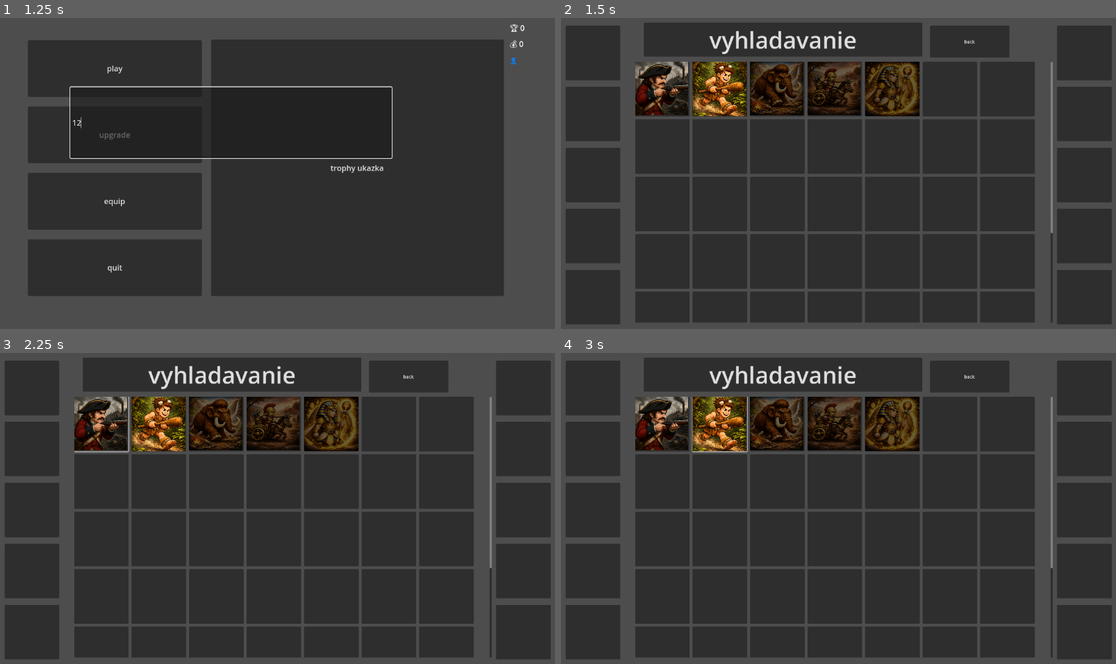
Above: before the commit, frames 1-4 (two rows, left to right).
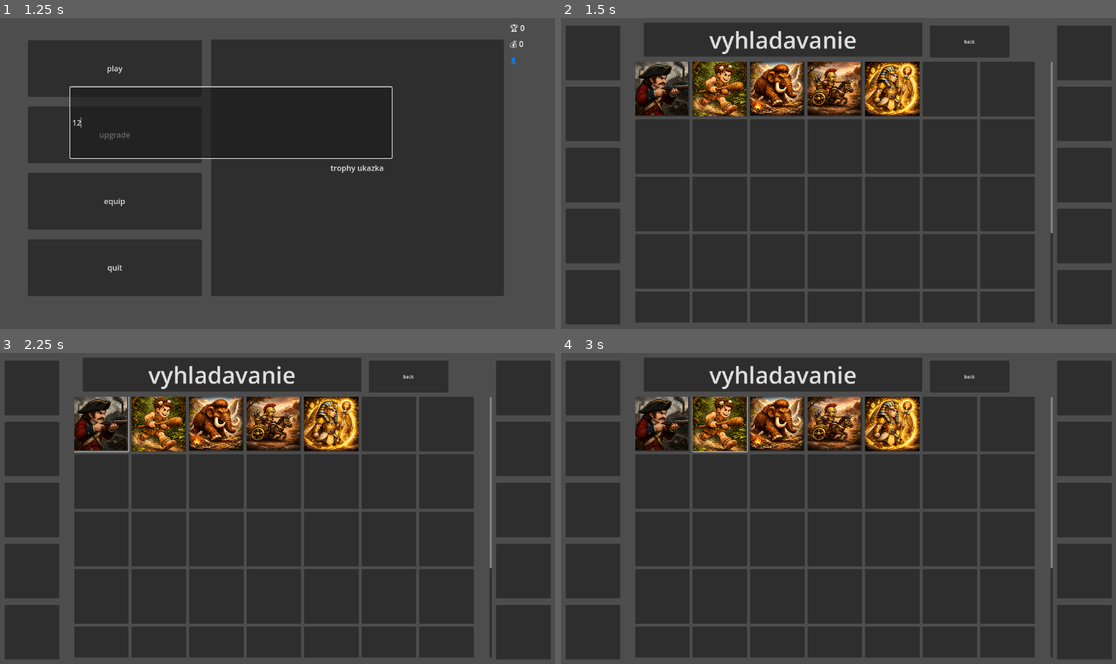
Above: after the commit, the same moments.

Repository: Railovec/War-Fight
Game: Godot game, scene res://menu/startovascena.tscn
The game is run twice, just before and just after one commit, with the same random seed, the same clock (stepped at 60 frames per second) and the same inputs.
Inputs (mouse positions are in pixels of both pictures, inside the frame that each line leads up to):
- Up to frame 1 (1.25 s): click (233, 123) at 0.52 s; type "12" at 0.6 s
- Up to frame 2 (1.5 s): click "equip" at 1.25 s
- Up to frame 3 (2.25 s): click (99, 424) at 2.02 s
- Up to frame 4 (3 s): click (721, 424) at 2.77 s

Frame 1 is identical in both runs. In frame 2, 4.5% of the frame differs, in the area x 34-65%, y 14-32%; in frame 3, 4.5%; in frame 4, 4.5%.

Commit message:
iba vyhadzovanie decku
a treba dat tlacidlopredeck script

Diff:
--- a/klient - smotný projekt - vytiahni von a importuj/pravyeqiup.gd
+++ b/klient - smotný projekt - vytiahni von a importuj/pravyeqiup.gd
@@ -1,37 +1,40 @@
 extends Node2D
 
 
+var tuknutetlacitko
+var citlacitko
 
-var tuknutetlacitko
+func _on_button_2_pressed(event) -> void:
+	tuknutetlacitko=$Button2
+	citlacitko=1
 
 
-func _on_button_2_pressed() -> void:
-	tuknutetlacitko=$Button2
 
 
 func _on_button_pressed() -> void:
 	tuknutetlacitko=$Button
+	citlacitko=1
 
 
 func _on_button_3_pressed() -> void:
-	tuknutetlacitko=$Button3
+	citlacitko=1
 
 
 func _on_button_4_pressed() -> void:
 	tuknutetlacitko=$Button4
-
+	citlacitko=1
 
 func _on_button_5_pressed() -> void:
 	tuknutetlacitko=$Button5
-
+	citlacitko=1
 
 func _on_button_6_pressed() -> void:
 	tuknutetlacitko=$Button6
-
+	citlacitko=1
 
 func _on_button_7_pressed() -> void:
 	tuknutetlacitko=$Button7
-
+	citlacitko=1
 
 func _on_button_8_pressed() -> void:
 	tuknutetlacitko=$Button8
@@ -46,7 +49,9 @@
 
 func _gui_input(event):
 	if event is InputEventMouseButton :
-		if event.button_index == MOUSE_BUTTON_LEFT and event.double_click:
+		print("kokot")
+		if event.button_index == MOUSE_BUTTON_LEFT and event.double_click and citlacitko== 1 :
+			print("kokot")
 			for child in tuknutetlacitko.get_children():
 				if child is TextureRect:
 					child.texture = null
--- a/klient - smotný projekt - vytiahni von a importuj/pravyeqiup.tscn
+++ b/klient - smotný projekt - vytiahni von a importuj/pravyeqiup.tscn
@@ -1,6 +1,16 @@
-[gd_scene load_steps=2 format=3 uid="uid://bnaquye15h8o4"]
+[gd_scene load_steps=12 format=3 uid="uid://bnaquye15h8o4"]
 
 [ext_resource type="Script" uid="uid://dyusygoc273d1" path="res://pravyeqiup.gd" id="1_eyvko"]
+[ext_resource type="Script" uid="uid://dqyo3xikje3nk" path="res://tlacitkavdecku/tlacitkovdecku1.gd" id="2_7e6ba"]
+[ext_resource type="Script" uid="uid://dkb8d4ghkbrxn" path="res://tlacitkavdecku/tlacitkovdecku2.gd" id="3_ugief"]
+[ext_resource type="Script" uid="uid://frm7p8jojfwi" path="res://tlacitkavdecku/tlacitkovdecku3.gd" id="4_emqci"]
+[ext_resource type="Script" uid="uid://s81mb68ru65" path="res://tlacitkavdecku/tlacitkovdecku4.gd" id="5_8ir5b"]
+[ext_resource type="Script" uid="uid://fo8owmjdrm56" path="res://tlacitkavdecku/tlacitkovdecku5.gd" id="6_2lul8"]
+[ext_resource type="Script" uid="uid://sgpqmhggwn5a" path="res://tlacitkavdecku/tlacitkovdecku6.gd" id="7_men1f"]
+[ext_resource type="Script" uid="uid://dpn7mr71o24j1" path="res://tlacitkavdecku/tlacitkovdecku7.gd" id="8_ji8ig"]
+[ext_resource type="Script" uid="uid://yuq24dla6iuh" path="res://tlacitkavdecku/tlacitkovdecku8.gd" id="9_idfqm"]
+[ext_resource type="Script" uid="uid://ddnkirhiuobvi" path="res://tlacitkavdecku/tlacitkovdecku9.gd" id="10_crgjy"]
+[ext_resource type="Script" uid="uid://dfm1iqqgglvg3" path="res://tlacitkavdecku/tlacitkovdecku10.gd" id="11_8yimo"]
 
 [node name="Node2D" type="Node2D"]
 script = ExtResource("1_eyvko")
@@ -9,6 +19,7 @@
 offset_top = 22.5
 offset_right = 189.0
 offset_bottom = 211.5
+script = ExtResource("2_7e6ba")
 
 [node name="TextureRect" type="TextureRect" parent="Button"]
 layout_mode = 1
@@ -18,6 +29,7 @@
 offset_top = 234.0
 offset_right = 189.0
 offset_bottom = 423.0
+script = ExtResource("3_ugief")
 
 [node name="TextureRect" type="TextureRect" parent="Button2"]
 layout_mode = 1
@@ -27,6 +39,7 @@
 offset_top = 445.5
 offset_right = 189.0
 offset_bottom = 634.5
+script = ExtResource("4_emqci")
 
 [node name="TextureRect" type="TextureRect" parent="Button3"]
 layout_mode = 1
@@ -36,6 +49,7 @@
 offset_top = 657.0
 offset_right = 189.0
 offset_bottom = 846.0
+script = ExtResource("5_8ir5b")
 
 [node name="TextureRect" type="TextureRect" parent="Button4"]
 layout_mode = 1
@@ -45,6 +59,7 @@
 offset_top = 868.5
 offset_right = 189.0
 offset_bottom = 1057.5
+script = ExtResource("6_2lul8")
 
 [node name="TextureRect" type="TextureRect" parent="Button5"]
 layout_mode = 1
@@ -55,6 +70,7 @@
 offset_top = 22.5
 offset_right = 1889.0
 offset_bottom = 211.5
+script = ExtResource("7_men1f")
 
 [node name="TextureRect" type="TextureRect" parent="Button6"]
 layout_mode = 1
@@ -70,6 +86,7 @@
 offset_top = 234.0
 offset_right = 1889.0
 offset_bottom = 423.0
+script = ExtResource("8_ji8ig")
 
 [node name="TextureRect" type="TextureRect" parent="Button7"]
 layout_mode = 1
@@ -84,6 +101,7 @@
 offset_top = 445.5
 offset_right = 1889.0
 offset_bottom = 634.5
+script = ExtResource("9_idfqm")
 
 [node name="TextureRect" type="TextureRect" parent="Button8"]
 layout_mode = 1
@@ -98,6 +116,7 @@
 offset_top = 657.0
 offset_right = 1889.0
 offset_bottom = 846.0
+script = ExtResource("10_crgjy")
 
 [node name="TextureRect" type="TextureRect" parent="Button9"]
 layout_mode = 1
@@ -112,6 +131,7 @@
 offset_top = 868.5
 offset_right = 1889.0
 offset_bottom = 1057.5
+script = ExtResource("11_8yimo")
 
 [node name="TextureRect" type="TextureRect" parent="Button10"]
 layout_mode = 1
@@ -121,13 +141,13 @@
 grow_horizontal = 2
 grow_vertical = 2
 
-[connection signal="pressed" from="Button" to="." method="_on_button_pressed"]
-[connection signal="pressed" from="Button2" to="." method="_on_button_2_pressed"]
-[connection signal="pressed" from="Button3" to="." method="_on_button_3_pressed"]
-[connection signal="pressed" from="Button4" to="." method="_on_button_4_pressed"]
-[connection signal="pressed" from="Button5" to="." method="_on_button_5_pressed"]
-[connection signal="pressed" from="Button6" to="." method="_on_button_6_pressed"]
-[connection signal="pressed" from="Button7" to="." method="_on_button_7_pressed"]
-[connection signal="pressed" from="Button8" to="." method="_on_button_8_pressed"]
-[connection signal="pressed" from="Button9" to="." method="_on_button_9_pressed"]
-[connection signal="pressed" from="Button10" to="." method="_on_button_10_pressed"]
+[connection signal="pressed" from="Button" to="Button" method="_on_pressed"]
+[connection signal="pressed" from="Button2" to="Button2" method="_on_pressed"]
+[connection signal="pressed" from="Button3" to="Button3" method="_on_pressed"]
+[connection signal="pressed" from="Button4" to="Button4" method="_on_pressed"]
+[connection signal="pressed" from="Button5" to="Button5" method="_on_pressed"]
+[connection signal="pressed" from="Button6" to="Button6" method="_on_pressed"]
+[connection signal="pressed" from="Button7" to="Button7" method="_on_pressed"]
+[connection signal="pressed" from="Button8" to="Button8" method="_on_pressed"]
+[connection signal="pressed" from="Button9" to="Button9" method="_on_pressed"]
+[connection signal="pressed" from="Button10" to="Button10" method="_on_pressed"]
--- a/klient - smotný projekt - vytiahni von a importuj/scroll.tscn
+++ b/klient - smotný projekt - vytiahni von a importuj/scroll.tscn
@@ -566,8 +566,6 @@
 [node name="Camera2D" type="Camera2D" parent="."]
 position = Vector2(944, 536)
 zoom = Vector2(0.6, 0.6)
-
-[node name="Node2D" parent="." instance=ExtResource("2_hmjxn")]
 
 [node name="Button" type="Button" parent="."]
 layout_mode = 0
@@ -597,6 +595,8 @@
 
 [node name="Timer" type="Timer" parent="."]
 wait_time = 0.4
+
+[node name="Node2D" parent="." instance=ExtResource("2_hmjxn")]
 
 [connection signal="pressed" from="ScrollContainer/GridContainer/Button" to="ScrollContainer/GridContainer/Button" method="_on_pressed"]
 [connection signal="pressed" from="ScrollContainer/GridContainer/Button2" to="ScrollContainer/GridContainer/Button" method="_on_button_2_pressed"]
--- /dev/null
+++ b/klient - smotný projekt - vytiahni von a importuj/tlacitkavdecku/tlacitkovdecku1.gd
@@ -0,0 +1,20 @@
+extends Button
+
+
+func _on_pressed() -> void:
+	pass # Replace with function body.
+
+func _gui_input(event):
+	if event is InputEventMouseButton :
+
+		if event.button_index == MOUSE_BUTTON_LEFT and event.double_click:
+
+			for child in self.get_children():
+				if child is TextureRect:
+					child.texture = null
+					for i in range(Global.deck.size()):
+
+						if self.get_child(0) == get_child(i):
+								Global.deck[i] = ""
+								Global.save_game()
+								print("🗑️ Deck slot ", i, " vymazaný")
--- /dev/null
+++ b/klient - smotný projekt - vytiahni von a importuj/tlacitkavdecku/tlacitkovdecku10.gd
@@ -0,0 +1,21 @@
+extends Button
+
+
+func _on_pressed() -> void:
+	pass # Replace with function body.
+
+
+func _gui_input(event):
+	if event is InputEventMouseButton :
+
+		if event.button_index == MOUSE_BUTTON_LEFT and event.double_click:
+
+			for child in self.get_children():
+				if child is TextureRect:
+					child.texture = null
+					for i in range(Global.deck.size()):
+						if self.get_child(0) == get_child(i):
+
+								Global.deck[i] = ""
+								Global.save_game()
+								print("🗑️ Deck slot ", i, " vymazaný")
--- /dev/null
+++ b/klient - smotný projekt - vytiahni von a importuj/tlacitkavdecku/tlacitkovdecku2.gd
@@ -0,0 +1,19 @@
+extends Button
+
+
+func _on_pressed() -> void:
+	pass # Replace with function body.
+
+func _gui_input(event):
+	if event is InputEventMouseButton :
+
+		if event.button_index == MOUSE_BUTTON_LEFT and event.double_click:
+
+			for child in self.get_children():
+				if child is TextureRect:
+					child.texture = null
+					for i in range(Global.deck.size()):
+						if self.get_child(0) == get_child(i):
+								Global.deck[i] = ""
+								Global.save_game()
+								print("🗑️ Deck slot ", i, " vymazaný")
--- /dev/null
+++ b/klient - smotný projekt - vytiahni von a importuj/tlacitkavdecku/tlacitkovdecku3.gd
@@ -0,0 +1,19 @@
+extends Button
+
+
+func _on_pressed() -> void:
+	pass # Replace with function body.
+
+func _gui_input(event):
+	if event is InputEventMouseButton :
+
+		if event.button_index == MOUSE_BUTTON_LEFT and event.double_click:
+
+			for child in self.get_children():
+				if child is TextureRect:
+					child.texture = null
+					for i in range(Global.deck.size()):
+						if self.get_child(0) == get_child(i):
+								Global.deck[i] = ""
+								Global.save_game()
+								print("🗑️ Deck slot ", i, " vymazaný")
--- /dev/null
+++ b/klient - smotný projekt - vytiahni von a importuj/tlacitkavdecku/tlacitkovdecku4.gd
@@ -0,0 +1,20 @@
+extends Button
+
+
+func _on_pressed() -> void:
+	pass # Replace with function body.
+
+
+func _gui_input(event):
+	if event is InputEventMouseButton :
+
+		if event.button_index == MOUSE_BUTTON_LEFT and event.double_click:
+
+			for child in self.get_children():
+				if child is TextureRect:
+					child.texture = null
+					for i in range(Global.deck.size()):
+						if self.get_child(0) == get_child(i):
+								Global.deck[i] = ""
+								Global.save_game()
+								print("🗑️ Deck slot ", i, " vymazaný")
--- /dev/null
+++ b/klient - smotný projekt - vytiahni von a importuj/tlacitkavdecku/tlacitkovdecku5.gd
@@ -0,0 +1,20 @@
+extends Button
+
+
+func _on_pressed() -> void:
+	pass # Replace with function body.
+
+
+func _gui_input(event):
+	if event is InputEventMouseButton :
+
+		if event.button_index == MOUSE_BUTTON_LEFT and event.double_click:
+
+			for child in self.get_children():
+				if child is TextureRect:
+					child.texture = null
+					for i in range(Global.deck.size()):
+						if self.get_child(0) == get_child(i):
+								Global.deck[i] = ""
+								Global.save_game()
+								print("🗑️ Deck slot ", i, " vymazaný")
--- /dev/null
+++ b/klient - smotný projekt - vytiahni von a importuj/tlacitkavdecku/tlacitkovdecku6.gd
@@ -0,0 +1,20 @@
+extends Button
+
+
+func _on_pressed() -> void:
+	pass # Replace with function body.
+
+
+func _gui_input(event):
+	if event is InputEventMouseButton :
+
+		if event.button_index == MOUSE_BUTTON_LEFT and event.double_click:
+
+			for child in self.get_children():
+				if child is TextureRect:
+					child.texture = null
+					for i in range(Global.deck.size()):
+						if self.get_child(0) == get_child(i):
+								Global.deck[i] = ""
+								Global.save_game()
+								print("🗑️ Deck slot ", i, " vymazaný")
--- /dev/null
+++ b/klient - smotný projekt - vytiahni von a importuj/tlacitkavdecku/tlacitkovdecku7.gd
@@ -0,0 +1,20 @@
+extends Button
+
+
+func _on_pressed() -> void:
+	pass # Replace with function body.
+
+
+func _gui_input(event):
+	if event is InputEventMouseButton :
+
+		if event.button_index == MOUSE_BUTTON_LEFT and event.double_click:
+
+			for child in self.get_children():
+				if child is TextureRect:
+					child.texture = null
+					for i in range(Global.deck.size()):
+						if self.get_child(0) == get_child(i):
+								Global.deck[i] = ""
+								Global.save_game()
+								print("🗑️ Deck slot ", i, " vymazaný")
--- /dev/null
+++ b/klient - smotný projekt - vytiahni von a importuj/tlacitkavdecku/tlacitkovdecku8.gd
@@ -0,0 +1,20 @@
+extends Button
+
+
+func _on_pressed() -> void:
+	pass # Replace with function body.
+
+
+func _gui_input(event):
+	if event is InputEventMouseButton :
+
+		if event.button_index == MOUSE_BUTTON_LEFT and event.double_click:
+
+			for child in self.get_children():
+				if child is TextureRect:
+					child.texture = null
+					for i in range(Global.deck.size()):
+						if self.get_child(0) == get_child(i):
+								Global.deck[i] = ""
+								Global.save_game()
+								print("🗑️ Deck slot ", i, " vymazaný")
--- /dev/null
+++ b/klient - smotný projekt - vytiahni von a importuj/tlacitkavdecku/tlacitkovdecku9.gd
@@ -0,0 +1,20 @@
+extends Button
+
+
+func _on_pressed() -> void:
+	pass # Replace with function body.
+
+
+func _gui_input(event):
+	if event is InputEventMouseButton :
+
+		if event.button_index == MOUSE_BUTTON_LEFT and event.double_click:
+
+			for child in self.get_children():
+				if child is TextureRect:
+					child.texture = null
+					for i in range(Global.deck.size()):
+						if self.get_child(0) == get_child(i):
+								Global.deck[i] = ""
+								Global.save_game()
+								print("🗑️ Deck slot ", i, " vymazaný")
--- a/klient - smotný projekt - vytiahni von a importuj/tlacitkopredeck.gd
+++ b/klient - smotný projekt - vytiahni von a importuj/tlacitkopredeck.gd
@@ -1,222 +1 @@
 extends Button
-
-@onready var node_2d = $"../../../Node2D"
-@onready var texture_rect = $TextureRect
-@onready var texture_rect2 = $"../Button2/TextureRect"
-@onready var texture_rect3 = $"../Button3/TextureRect"
-@onready var texture_rect4 = $"../Button4/TextureRect"
-@onready var texture_rect5 = $"../Button5/TextureRect"
-@onready var texture_rect6 = $"../Button6/TextureRect"
-@onready var texture_rect7 = $"../Button7/TextureRect"
-@onready var texture_rect8 = $"../Button8/TextureRect"
-@onready var texture_rect9= $"../Button9/TextureRect"
-@onready var texture_rect10= $"../Button10/TextureRect"
-@onready var texture_rect11= $"../Button11/TextureRect"
-@onready var texture_rect12= $"../Button12/TextureRect"
-@onready var texture_rect13= $"../Button13/TextureRect"
-@onready var texture_rect14= $"../Button14/TextureRect"
-@onready var texture_rect15= $"../Button15/TextureRect"
-@onready var grid_container = $"../../GridContainer"
-
-#zamykanie dam do globality pretoze ked budem hrat levly tam sa to ulozi...
-var but
-var e
-var jeuz = false
-var zz
-
-
-# Called when the node enters the scene tree for the first time.
-func _ready():
-	for i in grid_container.get_children():
-		for x in i.get_children():
-			if x.texture !=null:
-				var card_id_r = Global.card_image_to_id.get(x.texture.get_path(), "")
-				if not Global.owns_card(card_id_r):
-					x.modulate = Color(0.4, 0.4, 0.4)
-
-
-# Called every frame. 'delta' is the elapsed time since the previous frame.
-func _process(delta):
-	pass
-
-
-
-
-
-#das im vlastne signaly tam urcis hodnoty napr c na obrazok textury co je v nom,bude to ako Pvz,ze budu pozamykane,
-#cize chill,a bude ukavat vsetky ,ma mozes timer zemenit za dvojkklik je to v E scripte
-
-func dvojklik():
-	var a = 0
-	jeuz=false
-	for child in get_children():
-		for bok in node_2d.get_children():
-			for bok20 in bok.get_children():
-				if but == 1:
-					zz=  texture_rect.texture
-				if but == 2:
-					zz =  texture_rect2.texture
-				if but == 3:
-					zz =  texture_rect3.texture
-				if but == 4:
-					zz =  texture_rect4.texture
-				if but == 5:
-					zz =  texture_rect5.texture
-				if but == 6:
-					zz =  texture_rect6.texture
-				if but == 7:
-					zz =  texture_rect7.texture
-				if but == 8:
-					zz =  texture_rect8.texture
-				if but == 9:
-					zz =  texture_rect9.texture
-				if but == 10:
-					zz =  texture_rect10.texture
-				if but == 11:
-					zz =  texture_rect11.texture
-				if but == 12:
-					zz =  texture_rect12.texture
-				if but == 13:
-					zz = texture_rect13.texture
-				if but == 14:
-					zz = texture_rect14.texture
-				if bok20.texture == zz:
-					jeuz=true
-				if bok20.texture != null:
-					break
-				var card_id_check = Global.card_image_to_id.get(zz.get_path(), "")
-				if jeuz == false and a == 0 and Global.owns_card(card_id_check):
-					bok20.texture = zz
-					var slot_index = 0
-					for i in range(node_2d.get_children().size()):
-						var slot = node_2d.get_children()[i]
-						for s in slot.get_children():
-							if s == bok20:
-								slot_index = i
-					if zz != null:
-						var image_path = zz.get_path()
-						var card_id = Global.card_image_to_id.get(image_path, image_path)
-						Global.deck[slot_index] = card_id
-						Global.save_game()
-						Supabase.save_deck(Global.player_db_id, Global.deck)
-						print("💾 Deck slot ", slot_index, ": ", card_id)
-				a = 1
-				but =null
-
-
-func _on_button_2_pressed():
-	but = 2
-	$"../../../Timer".stop()
-	if e == true:
-		dvojklik()
-	e = true
-	$"../../../Timer".start()
-
-
-
-func _on_timer_timeout():
-	e = false
-	$"../../../Timer".stop()
-
-
-func _on_pressed():
-	but = 1
-	$"../../../Timer".stop()
-	if e == true:
-		dvojklik()
-	e = true
-	$"../../../Timer".start()
-
-
-
-
-func _on_button_3_pressed():
-	but = 3
-	$"../../../Timer".stop()
-	if e == true:
-		dvojklik()
-	e = true
-	$"../../../Timer".start()
-
-
-func _on_button_4_pressed():
-	but = 4
-	$"../../../Timer".stop()
-	if e == true:
-		dvojklik()
-	e = true
-	$"../../../Timer".start()
-
-
-func _on_button_5_pressed():
-	but = 5
-	$"../../../Timer".stop()
-	if e == true:
-		dvojklik()
-	e = true
-	$"../../../Timer".start()
-
-
-func _on_button_6_pressed():
-	but = 6
-	$"../../../Timer".stop()
-	if e == true:
-		dvojklik()
-	e = true
-	$"../../../Timer".start()
-
-
-func _on_button_7_pressed():
-	but = 7
-	$"../../../Timer".stop()
-	if e == true:
-		dvojklik()
-	e = true
-	$"../../../Timer".start()
-
-
-func _on_button_8_pressed():
-	but = 8
-	$"../../../Timer".stop()
-	if e == true:
-		dvojklik()
-	e = true
-	$"../../../Timer".start()
-
-
-func _on_button_9_pressed():
-	but = 9
-	$"../../../Timer".stop()
-	if e == true:
-		dvojklik()
-	e = true
-	$"../../../Timer".start()
-
-func _on_button_10_pressed():
-	but = 10
-	$"../../../Timer".stop()
-	if e == true:
-		dvojklik()
-	e = true
-	$"../../../Timer".start()
-
-
-func _on_button_11_pressed():
-	but = 11
-	$"../../../Timer".stop()
-	if e == true:
-		dvojklik()
-	e = true
-	$"../../../Timer".start()
-
-
-func _on_button_12_pressed():
-	but = 12
-	$"../../../Timer".stop()
-	if e == true:
-		dvojklik()
-	e = true
-	$"../../../Timer".start()
-
-func _on_button_exit_pressed():
-	get_tree().change_scene_to_file("res://menu/startovascena.tscn")
Not shown: 2 places in klient - smotný projekt - vytiahni von a importuj/scroll.tscn that only renumber resources
Not shown, added: klient - smotný projekt - vytiahni von a importuj/tlacitkavdecku/tlacitkovdecku1.gd.uid
Not shown, added: klient - smotný projekt - vytiahni von a importuj/tlacitkavdecku/tlacitkovdecku10.gd.uid
Not shown, added: klient - smotný projekt - vytiahni von a importuj/tlacitkavdecku/tlacitkovdecku2.gd.uid
Not shown, added: klient - smotný projekt - vytiahni von a importuj/tlacitkavdecku/tlacitkovdecku3.gd.uid
Not shown, added: klient - smotný projekt - vytiahni von a importuj/tlacitkavdecku/tlacitkovdecku4.gd.uid
Not shown, added: klient - smotný projekt - vytiahni von a importuj/tlacitkavdecku/tlacitkovdecku5.gd.uid
Not shown, added: klient - smotný projekt - vytiahni von a importuj/tlacitkavdecku/tlacitkovdecku6.gd.uid
Not shown, added: klient - smotný projekt - vytiahni von a importuj/tlacitkavdecku/tlacitkovdecku7.gd.uid
Not shown, added: klient - smotný projekt - vytiahni von a importuj/tlacitkavdecku/tlacitkovdecku8.gd.uid
Not shown, added: klient - smotný projekt - vytiahni von a importuj/tlacitkavdecku/tlacitkovdecku9.gd.uid
